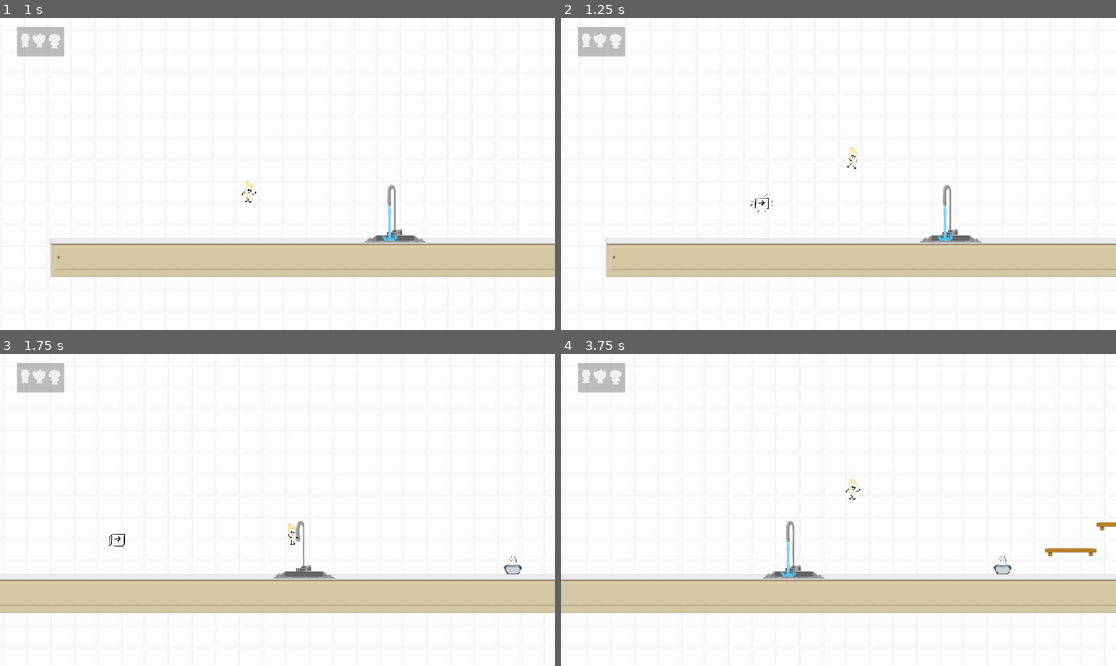
Above: before the commit, frames 1-4 (two rows, left to right).
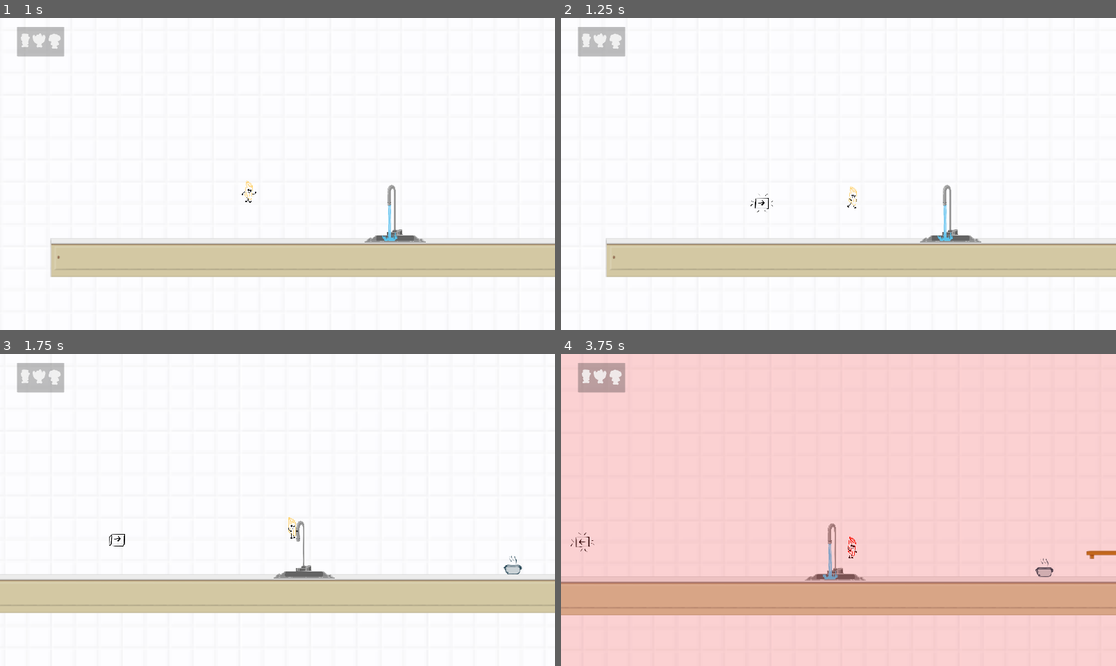
Above: after the commit, the same moments.

Repository: johannaeklundh/penneforyourlife
Game: Godot game, scene res://Assets/Scenes/IntroScene.tscn
The game is run twice, just before and just after one commit, with the same random seed, the same clock (stepped at 60 frames per second) and the same inputs.
Inputs:
- Up to frame 1 (1 s): hold Right (move_right) from 0.53 s (still down); tap Space (jump) at 0.6, 0.77 s
- Up to frame 2 (1.25 s): keep holding Right (move_right); tap Space (jump) at 1.07 s
- Up to frame 3 (1.75 s): keep holding Right (move_right); tap E (interact) at 1.35 s; tap Space (jump) at 1.52, 1.55 s
- Up to frame 4 (3.75 s): tap Space (jump) at 1.82, 2.1, 3.02, 3.05, 3.32, 3.6 s; release Right (move_right) at 2.03 s; hold Left (move_left) 2.03-2.78 s; hold Right (move_right) from 2.78 s (still down); tap E (interact) at 2.85 s

Frame 1 is identical in both runs. In frame 2, less than 0.1% of the frame differs, in the area x 51-54%, y 41-62%; in frame 3, less than 0.1%; in frame 4, 100%, in the area x 0-100%, y 0-100%.

Commit message:
added double jump

Diff:
--- /dev/null
+++ b/Assets/Scenes/double_jump_power_up.tscn
@@ -0,0 +1,99 @@
+[gd_scene load_steps=15 format=3 uid="uid://cpj4enb6bro6x"]
+
+[ext_resource type="Texture2D" uid="uid://cmmgea1pyka5s" path="res://Assets/Sprites/doubleJump.png" id="1_jg2dq"]
+[ext_resource type="Script" uid="uid://c40uymub8x54m" path="res://Assets/Scripts/double_jump_power_up.gd" id="1_u6rtm"]
+
+[sub_resource type="AtlasTexture" id="AtlasTexture_jg2dq"]
+atlas = ExtResource("1_jg2dq")
+region = Rect2(0, 0, 453, 454)
+
+[sub_resource type="AtlasTexture" id="AtlasTexture_u6rtm"]
+atlas = ExtResource("1_jg2dq")
+region = Rect2(453, 0, 453, 454)
+
+[sub_resource type="AtlasTexture" id="AtlasTexture_cgmqx"]
+atlas = ExtResource("1_jg2dq")
+region = Rect2(906, 0, 453, 454)
+
+[sub_resource type="AtlasTexture" id="AtlasTexture_g6idi"]
+atlas = ExtResource("1_jg2dq")
+region = Rect2(1359, 0, 453, 454)
+
+[sub_resource type="AtlasTexture" id="AtlasTexture_8ibk3"]
+atlas = ExtResource("1_jg2dq")
+region = Rect2(1812, 0, 453, 454)
+
+[sub_resource type="AtlasTexture" id="AtlasTexture_c2ch1"]
+atlas = ExtResource("1_jg2dq")
+region = Rect2(2265, 0, 453, 454)
+
+[sub_resource type="AtlasTexture" id="AtlasTexture_er32x"]
+atlas = ExtResource("1_jg2dq")
+region = Rect2(2718, 0, 453, 454)
+
+[sub_resource type="AtlasTexture" id="AtlasTexture_va8rp"]
+atlas = ExtResource("1_jg2dq")
+region = Rect2(3171, 0, 453, 454)
+
+[sub_resource type="AtlasTexture" id="AtlasTexture_7b7vm"]
+atlas = ExtResource("1_jg2dq")
+region = Rect2(3624, 0, 453, 454)
+
+[sub_resource type="AtlasTexture" id="AtlasTexture_ngups"]
+atlas = ExtResource("1_jg2dq")
+region = Rect2(4077, 0, 453, 454)
+
+[sub_resource type="SpriteFrames" id="SpriteFrames_va8rp"]
+animations = [{
+"frames": [{
+"duration": 0.8,
+"texture": SubResource("AtlasTexture_jg2dq")
+}, {
+"duration": 0.8,
+"texture": SubResource("AtlasTexture_u6rtm")
+}, {
+"duration": 0.8,
+"texture": SubResource("AtlasTexture_cgmqx")
+}, {
+"duration": 0.8,
+"texture": SubResource("AtlasTexture_g6idi")
+}, {
+"duration": 0.8,
+"texture": SubResource("AtlasTexture_8ibk3")
+}, {
+"duration": 0.8,
+"texture": SubResource("AtlasTexture_c2ch1")
+}, {
+"duration": 0.8,
+"texture": SubResource("AtlasTexture_er32x")
+}, {
+"duration": 0.8,
+"texture": SubResource("AtlasTexture_va8rp")
+}, {
+"duration": 0.8,
+"texture": SubResource("AtlasTexture_7b7vm")
+}, {
+"duration": 0.8,
+"texture": SubResource("AtlasTexture_ngups")
+}],
+"loop": true,
+"name": &"default",
+"speed": 5.0
+}]
+
+[sub_resource type="CircleShape2D" id="CircleShape2D_jg2dq"]
+
+[node name="doubleJump" type="Area2D"]
+scale = Vector2(0.03, 0.03)
+collision_layer = 16
+collision_mask = 2
+script = ExtResource("1_u6rtm")
+
+[node name="AnimatedSprite2D" type="AnimatedSprite2D" parent="."]
+sprite_frames = SubResource("SpriteFrames_va8rp")
+autoplay = "default"
+frame_progress = 0.691907
+
+[node name="CollisionShape2D" type="CollisionShape2D" parent="."]
+scale = Vector2(20, 20)
+shape = SubResource("CircleShape2D_jg2dq")
--- a/Assets/Scripts/GameState.gd
+++ b/Assets/Scripts/GameState.gd
@@ -3,3 +3,4 @@
 var start_prompt_shown := false
 var tutorial_finished := false
 var freed_friends: Array[bool] = [false, false, false]  # bacon, tomato, broccoli
+var has_double_jump := false
--- /dev/null
+++ b/Assets/Scripts/double_jump_message.gd
@@ -0,0 +1,14 @@
+extends Sprite2D
+
+func show_and_fade() -> void:
+	print("ENTERED")
+	visible = true
+	modulate = Color(1, 1, 1, 0)  # start fully transparent
+	var tween := create_tween()
+	tween.tween_property(self, "modulate:a", 1.0, 0.3) # fade in quickly
+	tween.tween_interval(1.0)  # stay visible for 1s
+	tween.tween_property(self, "modulate:a", 0.0, 1.0) # fade out
+	tween.tween_callback(Callable(self, "_on_fade_finished"))
+
+func _on_fade_finished() -> void:
+	visible = true
--- /dev/null
+++ b/Assets/Scripts/double_jump_power_up.gd
@@ -0,0 +1,26 @@
+extends Area2D
+
+@export var extra_jumps := 1  # how many jumps to unlock
+@export var message_node: NodePath
+
+func _ready() -> void:
+	connect("body_entered", Callable(self, "_on_body_entered"))
+	if GameState.has_double_jump == true:
+			hide()
+
+func _on_body_entered(body: Node) -> void:
+	if body.name == "Player":
+		body.max_jumps = 2
+		# also reset jumps_left so player can use it immediately
+		body.jumps_left = body.max_jumps
+
+		if GameState.has_double_jump == false:
+			var msg = get_tree().get_first_node_in_group("message")
+			msg.show_and_fade()
+
+		GameState.has_double_jump = true
+
+		# hide + disable coin
+		hide()
+		set_deferred("monitoring", false)
+		set_deferred("monitorable", false)
--- a/Assets/Scripts/player_controller.gd
+++ b/Assets/Scripts/player_controller.gd
@@ -3,7 +3,7 @@
 
 @export var speed = 10.0
 @export var jump_power = 10.0
-@export var max_jumps := 2   # <-- how many jumps allowed (2 = double jump)
+@export var max_jumps := 1   # <-- how many jumps allowed (2 = double jump)
 @export var coyote_time := 0.15   # seconds after leaving ground you can still jump
 @export var jump_buffer := 0.15   # seconds before landing that a jump press is stored
 
@@ -22,6 +22,13 @@
 # Timers for smoother jumps
 var coyote_timer := 0.0
 var jump_buffer_timer := 0.0
+
+func _ready() -> void:
+	if GameState.has_double_jump:
+		max_jumps = 2
+	else:
+		max_jumps = 1
+
 
 func catapult_launch(vel: Vector2, duration: float = 0.6) -> void:
 	launched = true
Not shown, added: Assets/Scripts/double_jump_message.gd.uid
Not shown, added: Assets/Scripts/double_jump_power_up.gd.uid
Binary file added: Assets/Sprites/doubleJump.png
Not shown, added: Assets/Sprites/doubleJump.png.import
Binary file added: Assets/Sprites/doubleJumpMessage.png
Not shown, added: Assets/Sprites/doubleJumpMessage.png.import
